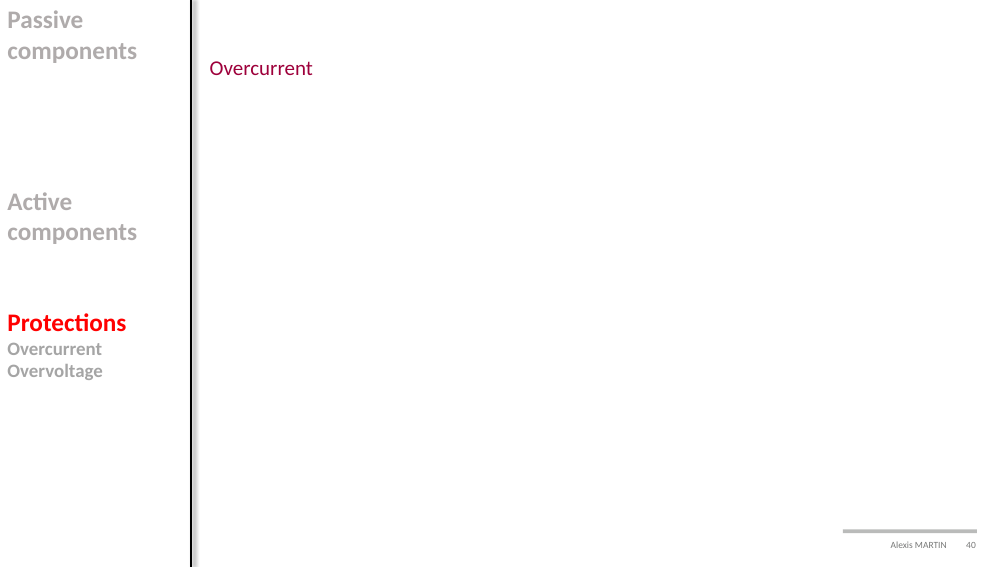
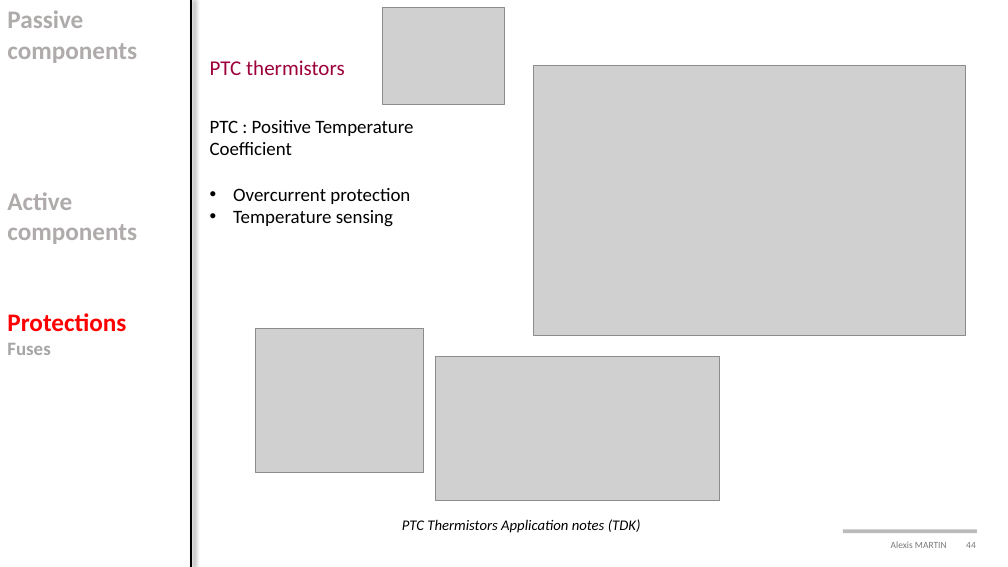
Before and after one commit to alexismartin46/Cours_Electronique_de_Puissance_FISE2, a slide deck: slide 44 of Cours/Cours3_components.pptx (slide 40 before the commit). Drawn at 1008x567 pixels with LibreOffice and Linux fonts; fonts in the diff are those of the drawing; grey boxes stand for pictures; background and template pictures are left out. Boxes give left, top, right and bottom in pixels: in the first picture for what was removed or moved away, otherwise in the second. Text is boxed around its words. In the diff, an @@ line names an element or a change of style, - is before the commit and + after.

```diff
--- a/Cours/Cours3_components.pptx
+++ b/Cours/Cours3_components.pptx
@@ picture added at bbox=[383, 8, 504, 104] @@
@@ text at bbox=[210, 60, 345, 75]: text changed @@
-Overcurrent
+PTC thermistors
@@ picture added at bbox=[534, 66, 966, 336] @@
@@ text added at bbox=[210, 120, 413, 227], 18 pt, text #000000 @@
+PTC : Positive Temperature Coefficient
+• Overcurrent protection
+• Temperature sensing
@@ picture added at bbox=[256, 328, 423, 473] @@
@@ text at bbox=[7, 343, 50, 355]: text changed @@
-Overcurrent
-Overvoltage
+Fuses
@@ picture added at bbox=[436, 357, 720, 501] @@
@@ text added at bbox=[402, 519, 641, 533], 14 pt, text #000000, italic @@
+PTC Thermistors Application notes (TDK)
@@ page number at bbox=[891, 542, 976, 548]: text changed @@
-Alexis MARTIN 40
+Alexis MARTIN 44
```
Also in this commit, not shown: 7 other slides changed, 6 slides added, 8 other files.
